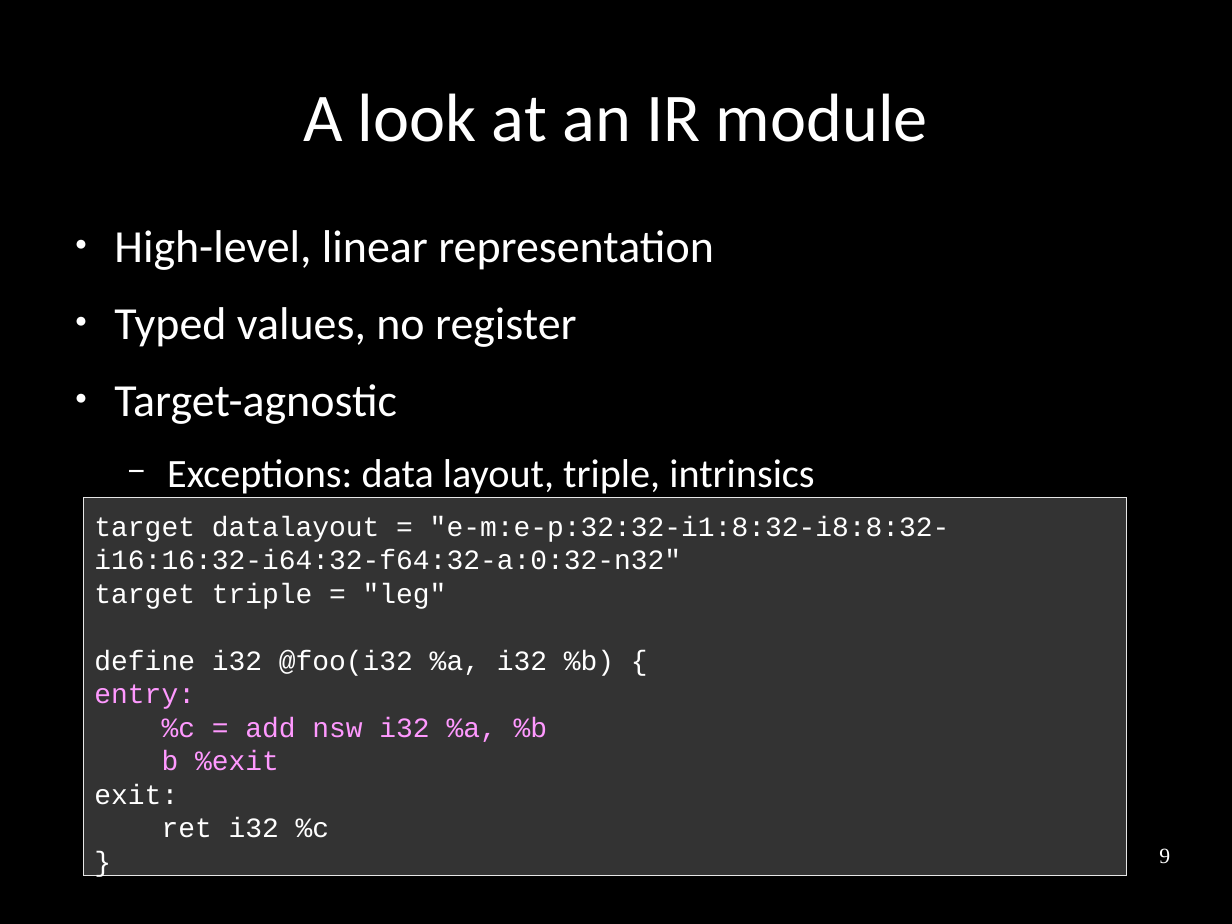
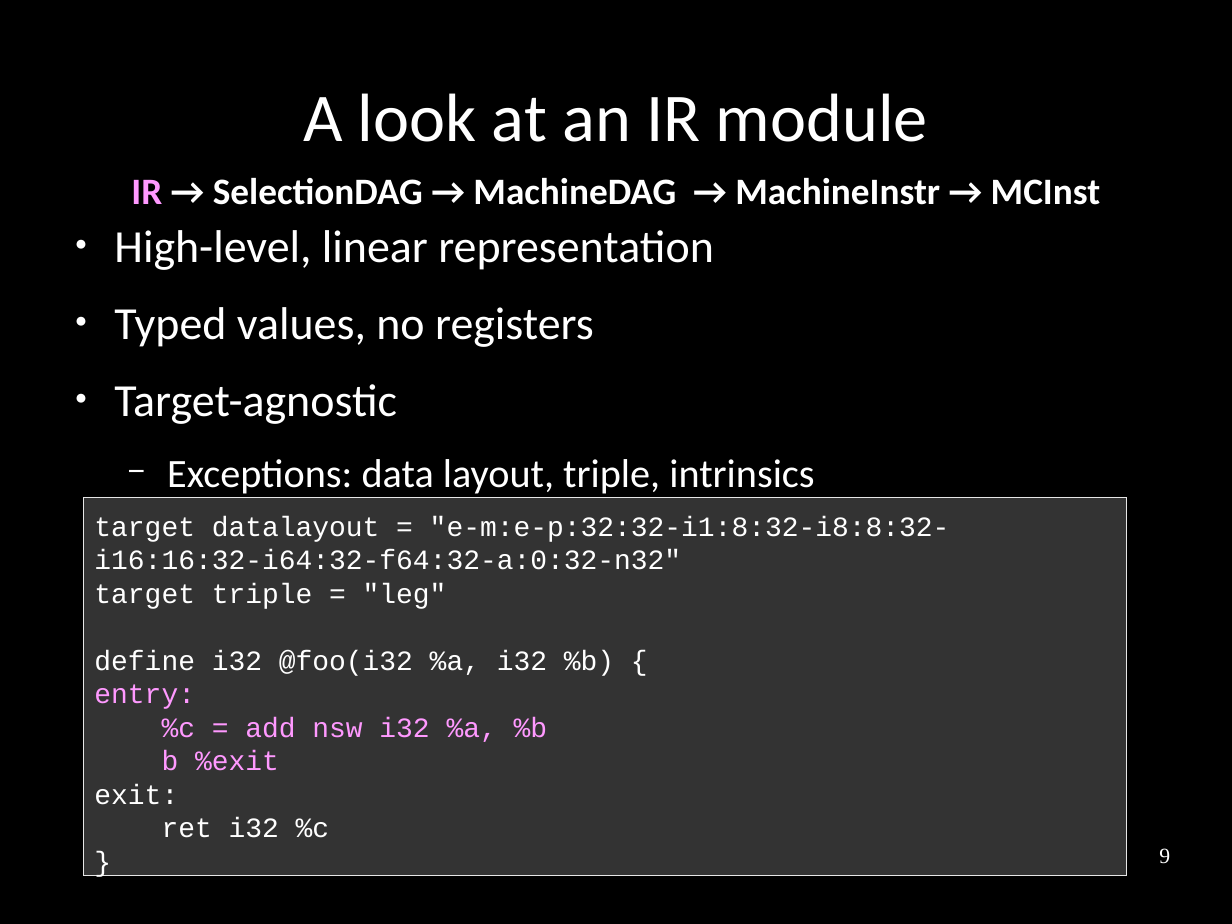
Before and after one commit to frasercrmck/llvm-leg, a slide deck: slide 9 of docs/Codeplay/Slides.odp. Drawn at 1232x924 pixels with LibreOffice and Linux fonts; fonts in the diff are those of the drawing. Boxes give left, top, right and bottom in pixels: in the first picture for what was removed or moved away, otherwise in the second. Text is boxed around its words. In the diff, an @@ line names an element or a change of style, - is before the commit and + after.

```diff
--- a/docs/Codeplay/Slides.odp
+++ b/docs/Codeplay/Slides.odp
@@ text added at (131, 178, 1101, 205), 24 pt, text #FFFFFF, bold @@
+IR → SelectionDAG → MachineDAG → MachineInstr → MCInst
@@ text at (114, 307, 594, 347): text changed @@
-● Typed values, no register
+● Typed values, no registers
```
Also in this commit, not shown: 5 other slides changed.
